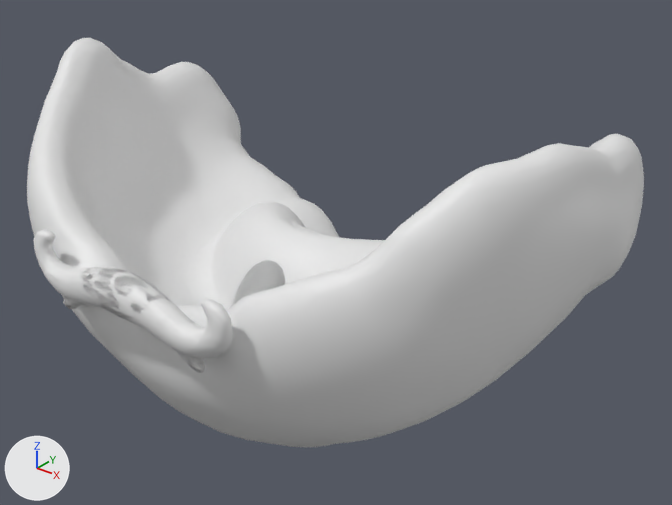
Before and after pictures for a commit that changed the glTF model barbas_m.glb.
Both versions are drawn from a 50 mm lens placed at (0.525, -0.691, 2.073), pointed at (0.04, -0.085, 1.697). The axes (+X, +Y, +Z) are drawn at lower left. The lights are the same throughout. The picture after the commit comes second. Mesh edges are drawn as thin lines on the coarser meshes.

The scene before the commit, as lines of its bpy script (objects in view):
```python
me_beard3 = bpy.data.meshes.new('Beard3')
me_beard3.from_pydata(...)  # 690 vertices, 1376 faces; spans x -0.112..0.112, y -0.313..-0.277, z 1.701..1.756
me_beard3.materials.append(mat_hairtint)  # white #e7e7e7
me_beard5 = bpy.data.meshes.new('Beard5')
me_beard5.from_pydata(...)  # 2501 vertices, 4998 faces; spans x -0.272..0.272, y -0.314..0.064, z 1.549..1.857
me_beard5.materials.append(mat_hairtint)  # white #e7e7e7
me_beard6 = bpy.data.meshes.new('Beard6')
me_beard6.from_pydata(...)  # 2498 vertices, 5000 faces; spans x -0.277..0.278, y -0.314..0.068, z 1.514..1.86
me_beard6.materials.append(mat_hairtint)  # white #e7e7e7
ob_beard3 = bpy.data.objects.new('Beard3', me_beard3)
ob_beard3.location = (0.0, 0.0, 0.0)
ob_beard5 = bpy.data.objects.new('Beard5', me_beard5)
ob_beard5.location = (0.0, 0.0, 0.0)
ob_beard6 = bpy.data.objects.new('Beard6', me_beard6)
ob_beard6.location = (0.0, 0.0, 0.0)
# also in view: 'Beard4' at (0.0, -0.217, 1.659)
```
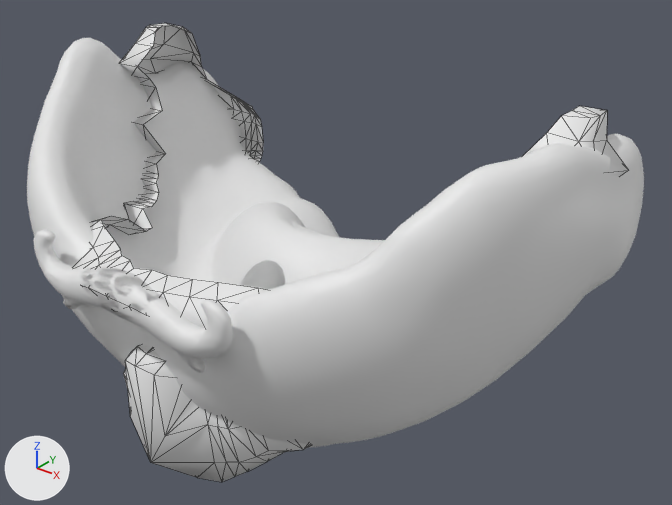
Edits to the bpy script that builds the scene:
```text
Add me_beard7:
    me_beard7.from_pydata(...)  # 596 vertices, 1034 faces; spans x -0.277..0.278, y -0.314..0.068, z 1.514..1.86
Add ob_beard7:
    ob_beard7 = bpy.data.objects.new('Beard7', me_beard7)
    ob_beard7.location = (0.0, 0.0, 0.0)
```

Where the change shows, as pixel boxes [x1, y1, x2, y2] in the pictures (672 x 505 px):
'Beard7', added
    after: [72, 23, 629, 482]
